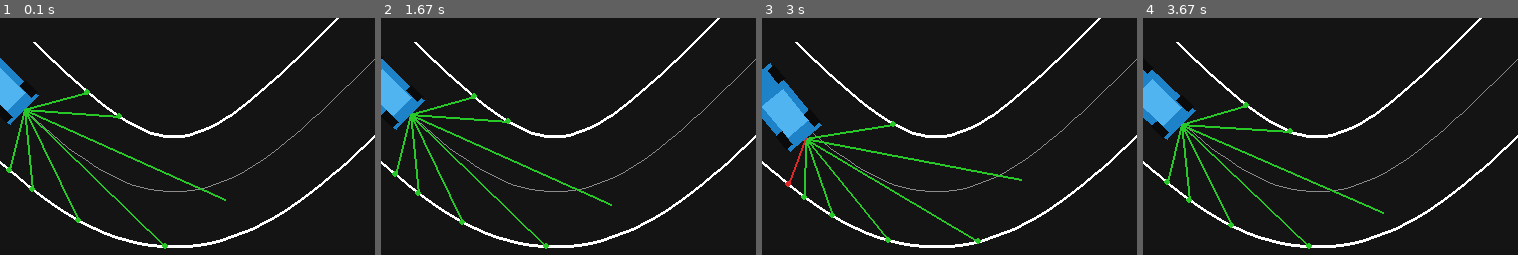
Above: before the commit, frames 1-4 (left to right).
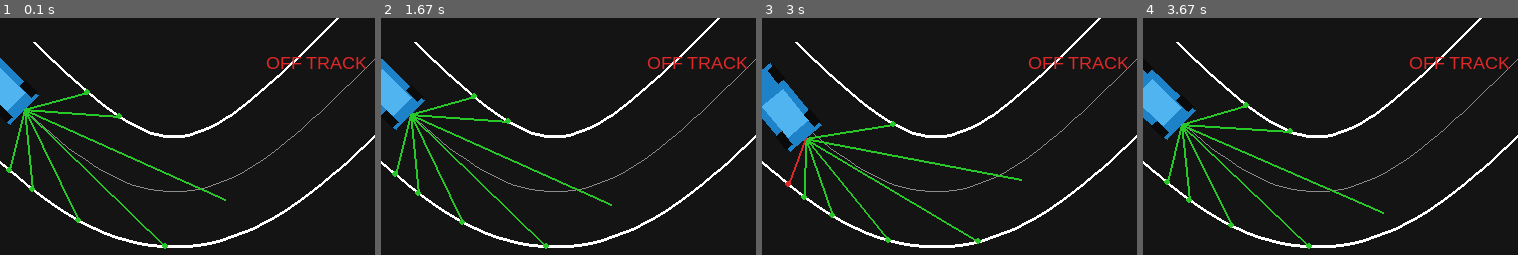
Above: after the commit, the same moments.

Repository: FranMacias00/2d-autonomous-driving-rl
Game: pygame game, started from src/scripts/run_interactive.py
Two runs of this game, one before a commit and one after it. Both use one fixed random seed, a clock stepped at 60 frames per second and the inputs below.
Inputs:
- Up to frame 1 (0.1 s): no input
- Up to frame 2 (1.67 s): hold R 0.33-0.8 s; hold D 0.33-0.8 s; hold W from 1.33 s (still down)
- Up to frame 3 (3 s): release W at 1.8 s; hold D 1.83-2.3 s; hold A 2.33-2.87 s; hold S from 2.9 s (still down)
- Up to frame 4 (3.67 s): release S at 3.2 s; hold A 3.23-3.63 s
The pictures show only the part of the screen within x 9-59%, y 50-100%; the shares and areas given below are measured in that part.

The runs differ from the first frame. In frame 1, 0.6% of the frame differs, in the area x 71-98%, y 16-22%; in frame 2, 0.6%; in frame 3, 0.6%; in frame 4, 0.6%.

Commit message:
Add off-track detection with car bounding box

Diff:
--- a/src/scripts/run_interactive.py
+++ b/src/scripts/run_interactive.py
@@ -66,6 +66,7 @@
     next_x, next_y = track.centerline[1]
     start_angle = math.atan2(next_y - start_y, next_x - start_x)
     car = Car(x=start_x, y=start_y, angle=start_angle)
+    spawn_pose = (start_x, start_y, start_angle)
     sensors = SensorSuite()
 
     try:
@@ -78,6 +79,8 @@
                     running = False
                 elif event.type == pygame.KEYDOWN and event.key == pygame.K_ESCAPE:
                     running = False
+                elif event.type == pygame.KEYDOWN and event.key == pygame.K_r:
+                    car.reset(*spawn_pose)
 
             keys = pygame.key.get_pressed()
             if keys[pygame.K_w]:
@@ -98,6 +101,7 @@
                     car.steering = min(0.0, car.steering + car.steering_return_rate * dt)
 
             car.step(dt)
+            on_road = track.is_car_on_road(car)
 
             renderer.screen.fill(BACKGROUND_COLOR)
             renderer.draw_track(renderer.screen, track)
@@ -112,6 +116,11 @@
             angle_text = f"Angle: {car.angle:.2f} rad"
             renderer.draw_text(renderer.screen, velocity_text, (20, 20))
             renderer.draw_text(renderer.screen, angle_text, (20, 45))
+            if not on_road:
+                off_track_text = "OFF TRACK"
+                text_surface = renderer.font.render(off_track_text, True, (220, 40, 40))
+                text_rect = text_surface.get_rect(center=(WINDOW_WIDTH / 2, WINDOW_HEIGHT / 2))
+                renderer.screen.blit(text_surface, text_rect)
             pygame.display.flip()
 
     finally:
--- a/src/sim/car.py
+++ b/src/sim/car.py
@@ -4,6 +4,7 @@
 
 import math
 from dataclasses import dataclass
+from typing import List, Tuple
 
 
 @dataclass
@@ -21,6 +22,8 @@
     drag: float = 1.8
     steering_rate: float = 3.0
     steering_return_rate: float = 6.0
+    length: float = 80.0
+    width: float = 40.0
 
     def step(self, dt: float) -> None:
         """Advance the car state by dt seconds."""
@@ -40,3 +43,32 @@
 
         self.x += math.cos(self.angle) * self.velocity * dt
         self.y += math.sin(self.angle) * self.velocity * dt
+
+    def get_bbox_vertices(self) -> List[Tuple[float, float]]:
+        """Return the global coordinates for the four car corners."""
+        half_length = self.length / 2.0
+        half_width = self.width / 2.0
+        local_corners = [
+            (half_length, half_width),
+            (half_length, -half_width),
+            (-half_length, -half_width),
+            (-half_length, half_width),
+        ]
+
+        cos_a = math.cos(self.angle)
+        sin_a = math.sin(self.angle)
+        corners: List[Tuple[float, float]] = []
+        for local_x, local_y in local_corners:
+            rotated_x = local_x * cos_a - local_y * sin_a
+            rotated_y = local_x * sin_a + local_y * cos_a
+            corners.append((self.x + rotated_x, self.y + rotated_y))
+        return corners
+
+    def reset(self, x: float, y: float, angle: float) -> None:
+        """Reset car pose and clear motion inputs."""
+        self.x = x
+        self.y = y
+        self.angle = angle
+        self.velocity = 0.0
+        self.throttle = 0.0
+        self.steering = 0.0
--- a/src/sim/track.py
+++ b/src/sim/track.py
@@ -4,7 +4,10 @@
 
 from dataclasses import dataclass
 import math
-from typing import List, Tuple
+from typing import List, Tuple, TYPE_CHECKING
+
+if TYPE_CHECKING:
+    from src.sim.car import Car
 
 
 Point = Tuple[float, float]
@@ -66,3 +69,33 @@
         for border in (left_border, right_border):
             segments.extend(list(zip(border[:-1], border[1:])))
         return segments
+
+    def is_point_on_road(self, point: Point) -> bool:
+        """Check whether a point is strictly inside the road polygon."""
+        left_border, right_border = self.get_borders()
+        polygon = left_border + list(reversed(right_border))
+
+        x, y = point
+        epsilon = 1e-9
+
+        for start, end in zip(polygon, polygon[1:] + polygon[:1]):
+            (x1, y1), (x2, y2) = start, end
+            cross = (x - x1) * (y2 - y1) - (y - y1) * (x2 - x1)
+            if abs(cross) <= epsilon:
+                dot = (x - x1) * (x - x2) + (y - y1) * (y - y2)
+                if dot <= epsilon:
+                    return False
+
+        crossings = 0
+        for start, end in zip(polygon, polygon[1:] + polygon[:1]):
+            x1, y1 = start
+            x2, y2 = end
+            if (y1 > y) != (y2 > y):
+                x_intersect = x1 + (y - y1) * (x2 - x1) / (y2 - y1)
+                if x_intersect > x:
+                    crossings += 1
+        return crossings % 2 == 1
+
+    def is_car_on_road(self, car: "Car") -> bool:
+        """Check whether the entire car bounding box is within the road."""
+        return all(self.is_point_on_road(vertex) for vertex in car.get_bbox_vertices())
